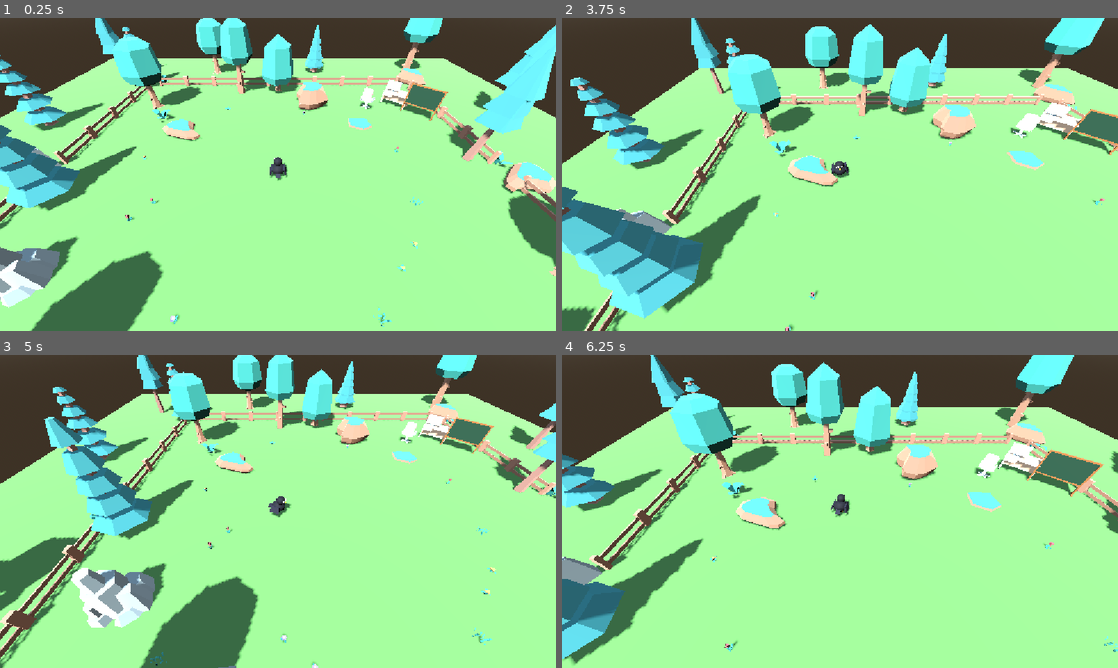
Above: before the commit, frames 1-4 (two rows, left to right).
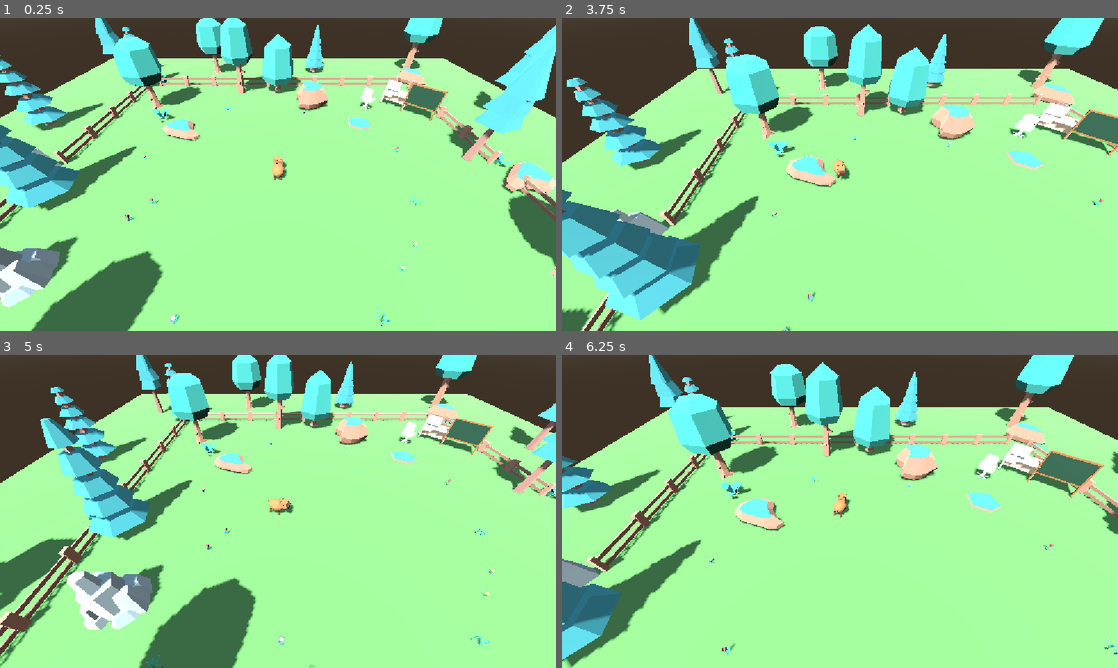
Above: after the commit, the same moments.

Repository: MatheusPatricioo/capivara-ia
Game: Godot game, scene res://scenes/world.tscn
The game is run twice, just before and just after one commit, with the same random seed, the same clock (stepped at 60 frames per second) and the same inputs.
Inputs:
- Up to frame 1 (0.25 s): no input
- Up to frame 2 (3.75 s): hold Tab (toggle_control_mode) 0.53-1.28 s; hold W (move_forward) 0.53-2.03 s; tap Tab (toggle_control_mode) at 1.35, 2.85 s; hold Tab (toggle_control_mode) 2.03-2.78 s; hold A (move_left) 2.03-3.53 s; hold S (move_backward) from 3.53 s (still down); hold Tab (toggle_control_mode) from 3.53 s (still down)
- Up to frame 3 (5 s): release S (move_backward) at 4.28 s; release Tab (toggle_control_mode) at 4.28 s; hold D (move_right) from 4.28 s (still down); tap Tab (toggle_control_mode) at 4.35 s
- Up to frame 4 (6.25 s): release D (move_right) at 5.03 s; hold W (move_forward) 5.03-5.78 s; hold Tab (toggle_control_mode) 5.03-5.78 s; hold D (move_right) from 5.78 s (still down); tap Tab (toggle_control_mode) at 5.85 s

The runs differ from the first frame. In frame 1, 0.2% of the frame differs, in the area x 48-52%, y 44-52%; in frame 2, 6.4%; in frame 3, 7.4%, in the area x 0-100%, y 0-100%; in frame 4, 4.7%.

Commit message:
feat: replace the crow with a low-poly capybara
Rename crow to capybara across scenes, scripts, brain scripts, tests and
docs, keeping the Godot script uids. The new capybara model walks on four
legs with a diagonal gait, and its collision and navmesh agent radius grow
to 0.4 m to fit the longer body.

Diff:
--- a/world/project.godot
+++ b/world/project.godot
@@ -10,7 +10,7 @@
 
 [application]
 
-config/name="world"
+config/name="Capivara IA"
 run/main_scene="res://scenes/world.tscn"
 config/features=PackedStringArray("4.7", "Forward Plus")
 config/icon="res://icon.svg"
--- /dev/null
+++ b/world/scenes/capybara.tscn
@@ -0,0 +1,200 @@
+[gd_scene format=3]
+
+[ext_resource type="Script" uid="uid://dfity88r7mbwf" path="res://scripts/capybara.gd" id="1_capybara"]
+[ext_resource type="Script" uid="uid://2laypg7mjgh0" path="res://scripts/capybara_wander.gd" id="2_capybara_wander"]
+[ext_resource type="Script" uid="uid://2y24cmfmdof" path="res://scripts/capybara_body_animation.gd" id="3_capybara_body_animation"]
+
+[sub_resource type="StandardMaterial3D" id="StandardMaterial3D_fur"]
+albedo_color = Color(0.62, 0.42, 0.25, 1)
+roughness = 0.9
+
+[sub_resource type="StandardMaterial3D" id="StandardMaterial3D_dark_fur"]
+albedo_color = Color(0.4, 0.26, 0.16, 1)
+roughness = 0.9
+
+[sub_resource type="StandardMaterial3D" id="StandardMaterial3D_snout"]
+albedo_color = Color(0.3, 0.2, 0.13, 1)
+roughness = 0.8
+
+[sub_resource type="StandardMaterial3D" id="StandardMaterial3D_eye"]
+albedo_color = Color(0.02, 0.02, 0.02, 1)
+metallic_specular = 1.0
+roughness = 0.1
+
+[sub_resource type="StandardMaterial3D" id="StandardMaterial3D_eye_highlight"]
+albedo_color = Color(1, 1, 1, 1)
+shading_mode = 0
+
+[sub_resource type="StandardMaterial3D" id="StandardMaterial3D_cheek"]
+albedo_color = Color(1, 0.6, 0.6, 1)
+roughness = 0.9
+
+[sub_resource type="SphereMesh" id="SphereMesh_torso"]
+material = SubResource("StandardMaterial3D_fur")
+radius = 0.26
+height = 0.52
+radial_segments = 8
+rings = 4
+
+[sub_resource type="BoxMesh" id="BoxMesh_head"]
+material = SubResource("StandardMaterial3D_fur")
+size = Vector3(0.28, 0.26, 0.3)
+
+[sub_resource type="BoxMesh" id="BoxMesh_snout"]
+material = SubResource("StandardMaterial3D_snout")
+size = Vector3(0.24, 0.17, 0.1)
+
+[sub_resource type="SphereMesh" id="SphereMesh_nostril"]
+material = SubResource("StandardMaterial3D_eye")
+radius = 0.018
+height = 0.036
+radial_segments = 6
+rings = 3
+
+[sub_resource type="SphereMesh" id="SphereMesh_eye"]
+material = SubResource("StandardMaterial3D_eye")
+radius = 0.035
+height = 0.07
+radial_segments = 8
+rings = 4
+
+[sub_resource type="SphereMesh" id="SphereMesh_eye_highlight"]
+material = SubResource("StandardMaterial3D_eye_highlight")
+radius = 0.011
+height = 0.022
+radial_segments = 6
+rings = 3
+
+[sub_resource type="SphereMesh" id="SphereMesh_ear"]
+material = SubResource("StandardMaterial3D_dark_fur")
+radius = 0.05
+height = 0.07
+radial_segments = 8
+rings = 4
+
+[sub_resource type="SphereMesh" id="SphereMesh_cheek"]
+material = SubResource("StandardMaterial3D_cheek")
+radius = 0.035
+height = 0.05
+radial_segments = 8
+rings = 4
+
+[sub_resource type="SphereMesh" id="SphereMesh_tail"]
+material = SubResource("StandardMaterial3D_dark_fur")
+radius = 0.035
+height = 0.07
+radial_segments = 6
+rings = 3
+
+[sub_resource type="CylinderMesh" id="CylinderMesh_leg"]
+material = SubResource("StandardMaterial3D_dark_fur")
+top_radius = 0.05
+bottom_radius = 0.05
+height = 0.16
+radial_segments = 6
+rings = 1
+
+[sub_resource type="CapsuleShape3D" id="CapsuleShape3D_capybara"]
+radius = 0.4
+height = 0.8
+
+[node name="Capybara" type="CharacterBody3D"]
+script = ExtResource("1_capybara")
+
+[node name="CapybaraCollision" type="CollisionShape3D" parent="."]
+position = Vector3(0, 0.4, 0)
+shape = SubResource("CapsuleShape3D_capybara")
+
+[node name="NavigationAgent3D" type="NavigationAgent3D" parent="."]
+path_desired_distance = 0.5
+target_desired_distance = 0.4
+radius = 0.4
+height = 0.8
+
+[node name="Wander" type="Node" parent="."]
+script = ExtResource("2_capybara_wander")
+
+[node name="Body" type="Node3D" parent="."]
+script = ExtResource("3_capybara_body_animation")
+
+[node name="Torso" type="MeshInstance3D" parent="Body"]
+position = Vector3(0, 0.36, 0.08)
+scale = Vector3(1, 0.9, 1.35)
+mesh = SubResource("SphereMesh_torso")
+
+[node name="FrontLegLeft" type="MeshInstance3D" parent="Body"]
+position = Vector3(-0.13, 0.08, -0.12)
+mesh = SubResource("CylinderMesh_leg")
+
+[node name="FrontLegRight" type="MeshInstance3D" parent="Body"]
+position = Vector3(0.13, 0.08, -0.12)
+mesh = SubResource("CylinderMesh_leg")
+
+[node name="BackLegLeft" type="MeshInstance3D" parent="Body"]
+position = Vector3(-0.13, 0.08, 0.28)
+mesh = SubResource("CylinderMesh_leg")
+
+[node name="BackLegRight" type="MeshInstance3D" parent="Body"]
+position = Vector3(0.13, 0.08, 0.28)
+mesh = SubResource("CylinderMesh_leg")
+
+[node name="TailPivot" type="Node3D" parent="Body"]
+position = Vector3(0, 0.4, 0.42)
+
+[node name="Tail" type="MeshInstance3D" parent="Body/TailPivot"]
+position = Vector3(0, 0, 0.02)
+mesh = SubResource("SphereMesh_tail")
+
+[node name="Head" type="Node3D" parent="Body"]
+position = Vector3(0, 0.54, -0.22)
+
+[node name="HeadMesh" type="MeshInstance3D" parent="Body/Head"]
+mesh = SubResource("BoxMesh_head")
+
+[node name="Snout" type="MeshInstance3D" parent="Body/Head"]
+position = Vector3(0, -0.04, -0.19)
+mesh = SubResource("BoxMesh_snout")
+
+[node name="NostrilLeft" type="MeshInstance3D" parent="Body/Head/Snout"]
+position = Vector3(-0.05, 0.03, -0.05)
+mesh = SubResource("SphereMesh_nostril")
+
+[node name="NostrilRight" type="MeshInstance3D" parent="Body/Head/Snout"]
+position = Vector3(0.05, 0.03, -0.05)
+mesh = SubResource("SphereMesh_nostril")
+
+[node name="EyeLeft" type="MeshInstance3D" parent="Body/Head"]
+position = Vector3(-0.135, 0.05, -0.06)
+mesh = SubResource("SphereMesh_eye")
+
+[node name="EyeHighlightLeft" type="MeshInstance3D" parent="Body/Head/EyeLeft"]
+position = Vector3(-0.02, 0.015, -0.02)
+mesh = SubResource("SphereMesh_eye_highlight")
+
+[node name="EyeRight" type="MeshInstance3D" parent="Body/Head"]
+position = Vector3(0.135, 0.05, -0.06)
+mesh = SubResource("SphereMesh_eye")
+
+[node name="EyeHighlightRight" type="MeshInstance3D" parent="Body/Head/EyeRight"]
+position = Vector3(0.02, 0.015, -0.02)
+mesh = SubResource("SphereMesh_eye_highlight")
+
+[node name="EarLeft" type="MeshInstance3D" parent="Body/Head"]
+position = Vector3(-0.1, 0.14, 0.09)
+scale = Vector3(1, 1, 0.6)
+mesh = SubResource("SphereMesh_ear")
+
+[node name="EarRight" type="MeshInstance3D" parent="Body/Head"]
+position = Vector3(0.1, 0.14, 0.09)
+scale = Vector3(1, 1, 0.6)
+mesh = SubResource("SphereMesh_ear")
+
+[node name="CheekLeft" type="MeshInstance3D" parent="Body/Head"]
+position = Vector3(-0.13, -0.05, -0.13)
+scale = Vector3(0.5, 1, 1)
+mesh = SubResource("SphereMesh_cheek")
+
+[node name="CheekRight" type="MeshInstance3D" parent="Body/Head"]
+position = Vector3(0.13, -0.05, -0.13)
+scale = Vector3(0.5, 1, 1)
+mesh = SubResource("SphereMesh_cheek")
--- a/world/scenes/crow.tscn
+++ /dev/null
@@ -1,156 +0,0 @@
-[gd_scene format=3]
-
-[ext_resource type="Script" uid="uid://dfity88r7mbwf" path="res://scripts/crow.gd" id="1_crow"]
-[ext_resource type="Script" path="res://scripts/crow_wander.gd" id="2_crow_wander"]
-[ext_resource type="Script" path="res://scripts/crow_body_animation.gd" id="3_crow_body_animation"]
-
-[sub_resource type="StandardMaterial3D" id="StandardMaterial3D_feathers"]
-albedo_color = Color(0.08, 0.08, 0.11, 1)
-roughness = 0.8
-
-[sub_resource type="StandardMaterial3D" id="StandardMaterial3D_wing_feathers"]
-albedo_color = Color(0.13, 0.13, 0.18, 1)
-roughness = 0.8
-
-[sub_resource type="StandardMaterial3D" id="StandardMaterial3D_beak"]
-albedo_color = Color(1, 0.62, 0.15, 1)
-
-[sub_resource type="StandardMaterial3D" id="StandardMaterial3D_eye_white"]
-albedo_color = Color(1, 1, 1, 1)
-
-[sub_resource type="StandardMaterial3D" id="StandardMaterial3D_pupil"]
-albedo_color = Color(0.02, 0.02, 0.02, 1)
-metallic_specular = 1.0
-roughness = 0.1
-
-[sub_resource type="SphereMesh" id="SphereMesh_torso"]
-material = SubResource("StandardMaterial3D_feathers")
-radius = 0.28
-height = 0.48
-radial_segments = 8
-rings = 4
-
-[sub_resource type="SphereMesh" id="SphereMesh_head"]
-material = SubResource("StandardMaterial3D_feathers")
-radius = 0.18
-height = 0.36
-radial_segments = 8
-rings = 4
-
-[sub_resource type="CylinderMesh" id="CylinderMesh_beak"]
-material = SubResource("StandardMaterial3D_beak")
-top_radius = 0.0
-bottom_radius = 0.06
-height = 0.16
-radial_segments = 4
-rings = 1
-
-[sub_resource type="SphereMesh" id="SphereMesh_eye_white"]
-material = SubResource("StandardMaterial3D_eye_white")
-radius = 0.05
-height = 0.1
-radial_segments = 8
-rings = 4
-
-[sub_resource type="SphereMesh" id="SphereMesh_pupil"]
-material = SubResource("StandardMaterial3D_pupil")
-radius = 0.025
-height = 0.05
-radial_segments = 8
-rings = 4
-
-[sub_resource type="BoxMesh" id="BoxMesh_wing"]
-material = SubResource("StandardMaterial3D_wing_feathers")
-size = Vector3(0.06, 0.28, 0.36)
-
-[sub_resource type="BoxMesh" id="BoxMesh_tail"]
-material = SubResource("StandardMaterial3D_wing_feathers")
-size = Vector3(0.18, 0.04, 0.22)
-
-[sub_resource type="CylinderMesh" id="CylinderMesh_leg"]
-material = SubResource("StandardMaterial3D_beak")
-top_radius = 0.025
-bottom_radius = 0.025
-height = 0.1
-radial_segments = 6
-rings = 1
-
-[sub_resource type="CapsuleShape3D" id="CapsuleShape3D_crow"]
-radius = 0.3
-height = 0.8
-
-[node name="Crow" type="CharacterBody3D"]
-script = ExtResource("1_crow")
-
-[node name="CrowCollision" type="CollisionShape3D" parent="."]
-position = Vector3(0, 0.4, 0)
-shape = SubResource("CapsuleShape3D_crow")
-
-[node name="NavigationAgent3D" type="NavigationAgent3D" parent="."]
-path_desired_distance = 0.5
-target_desired_distance = 0.4
-radius = 0.3
-height = 0.8
-
-[node name="Wander" type="Node" parent="."]
-script = ExtResource("2_crow_wander")
-
-[node name="Body" type="Node3D" parent="."]
-script = ExtResource("3_crow_body_animation")
-
-[node name="Torso" type="MeshInstance3D" parent="Body"]
-position = Vector3(0, 0.32, 0)
-mesh = SubResource("SphereMesh_torso")
-
-[node name="WingLeft" type="MeshInstance3D" parent="Body"]
-position = Vector3(-0.27, 0.32, 0.03)
-rotation_degrees = Vector3(0, 0, -15)
-mesh = SubResource("BoxMesh_wing")
-
-[node name="WingRight" type="MeshInstance3D" parent="Body"]
-position = Vector3(0.27, 0.32, 0.03)
-rotation_degrees = Vector3(0, 0, 15)
-mesh = SubResource("BoxMesh_wing")
-
-[node name="TailPivot" type="Node3D" parent="Body"]
-position = Vector3(0, 0.287, 0.2)
-
-[node name="Tail" type="MeshInstance3D" parent="Body/TailPivot"]
-position = Vector3(0, -0.047, 0.1)
-rotation_degrees = Vector3(25, 0, 0)
-mesh = SubResource("BoxMesh_tail")
-
-[node name="LegLeft" type="MeshInstance3D" parent="Body"]
-position = Vector3(-0.08, 0.05, 0)
-mesh = SubResource("CylinderMesh_leg")
-
-[node name="LegRight" type="MeshInstance3D" parent="Body"]
-position = Vector3(0.08, 0.05, 0)
-mesh = SubResource("CylinderMesh_leg")
-
-[node name="Head" type="Node3D" parent="Body"]
-position = Vector3(0, 0.64, -0.08)
-
-[node name="HeadMesh" type="MeshInstance3D" parent="Body/Head"]
-mesh = SubResource("SphereMesh_head")
-
-[node name="Beak" type="MeshInstance3D" parent="Body/Head"]
-position = Vector3(0, -0.03, -0.2)
-rotation_degrees = Vector3(-90, 0, 0)
-mesh = SubResource("CylinderMesh_beak")
-
-[node name="EyeLeft" type="MeshInstance3D" parent="Body/Head"]
-position = Vector3(-0.08, 0.04, -0.14)
-mesh = SubResource("SphereMesh_eye_white")
-
-[node name="PupilLeft" type="MeshInstance3D" parent="Body/Head/EyeLeft"]
-position = Vector3(0, 0, -0.04)
-mesh = SubResource("SphereMesh_pupil")
-
-[node name="EyeRight" type="MeshInstance3D" parent="Body/Head"]
-position = Vector3(0.08, 0.04, -0.14)
-mesh = SubResource("SphereMesh_eye_white")
-
-[node name="PupilRight" type="MeshInstance3D" parent="Body/Head/EyeRight"]
-position = Vector3(0, 0, -0.04)
-mesh = SubResource("SphereMesh_pupil")
--- a/world/scenes/world.tscn
+++ b/world/scenes/world.tscn
@@ -1,6 +1,6 @@
 [gd_scene format=3 uid="uid://bo455egcy3hnf"]
 
-[ext_resource type="PackedScene" path="res://scenes/crow.tscn" id="1_crow"]
+[ext_resource type="PackedScene" path="res://scenes/capybara.tscn" id="1_capybara"]
 [ext_resource type="PackedScene" path="res://scenes/props/tree.tscn" id="2_tree"]
 [ext_resource type="PackedScene" path="res://scenes/props/rock.tscn" id="3_rock"]
 [ext_resource type="PackedScene" path="res://scenes/props/desk.tscn" id="4_desk"]
@@ -48,7 +48,7 @@
 geometry_parsed_geometry_type = 1
 geometry_source_geometry_mode = 1
 geometry_source_group_name = &"navigation_source"
-agent_radius = 0.3
+agent_radius = 0.4
 agent_height = 0.8
 filter_baking_aabb = AABB(-9, -1, -9, 18, 4, 18)
 
@@ -71,10 +71,10 @@
 transform = Transform3D(1, 0, 0, 0, 1, 0, 0, 0, 1, 0, -0.1, 0)
 shape = SubResource("BoxShape3D_floor")
 
-[node name="Crow" parent="." unique_id=951207900 instance=ExtResource("1_crow")]
+[node name="Capybara" parent="." unique_id=951207900 instance=ExtResource("1_capybara")]
 transform = Transform3D(1, 0, 0, 0, 1, 0, 0, 0, 1, 0, 0.05, 0)
 
-[node name="Camera3D" type="Camera3D" parent="Crow" unique_id=1340388870]
+[node name="Camera3D" type="Camera3D" parent="Capybara" unique_id=1340388870]
 transform = Transform3D(1, 0, 0, 0, 0.70710677, 0.70710677, 0, -0.70710677, 0.70710677, 0, 6, 6)
 
 [node name="Nature" type="Node3D" parent="." unique_id=1789617569 groups=["navigation_source"]]
--- a/world/scripts/crow.gd
+++ b/world/scripts/capybara.gd
@@ -1,7 +1,7 @@
-class_name Crow
+class_name Capybara
 extends CharacterBody3D
 
-## Emitted when the crow arrives at the point given to walk_to().
+## Emitted when the capybara arrives at the point given to walk_to().
 signal destination_reached
 
 enum ControlMode { AUTONOMOUS, MANUAL }
@@ -10,11 +10,11 @@
 @export var manual_speed: float = 5.0
 ## Base walking speed when following a navigation path, in meters per second.
 @export var navigation_speed: float = 3.2
-## How quickly the crow speeds up, in m/s². Lower feels softer, like a cat starting to walk.
+## How quickly the capybara speeds up, in m/s². Lower feels softer, like a cat starting to walk.
 @export var acceleration: float = 7.0
-## How quickly the crow slows down, in m/s².
+## How quickly the capybara slows down, in m/s².
 @export var deceleration: float = 9.0
-## Distance from the destination where the crow starts slowing down, in meters.
+## Distance from the destination where the capybara starts slowing down, in meters.
 @export var arrival_slowdown_distance: float = 1.2
 ## Slowest fraction of the speed kept while arriving, so it never crawls.
 @export var arrival_min_speed_ratio: float = 0.3
@@ -38,7 +38,7 @@
 		_toggle_control_mode()
 
 
-## Sends the crow to a point in the world. It finds a path around obstacles and emits
+## Sends the capybara to a point in the world. It finds a path around obstacles and emits
 ## destination_reached on arrival. Unreachable points lead to the closest reachable one.
 ## speed_scale multiplies navigation_speed: 1.0 is a calm walk, higher is a trot.
 func walk_to(destination: Vector3, speed_scale: float = 1.0) -> void:
@@ -99,10 +99,10 @@
 	else:
 		control_mode = ControlMode.AUTONOMOUS
 		_recalculate_path()
-	print("Crow control mode: %s" % ControlMode.keys()[control_mode])
+	print("Capybara control mode: %s" % ControlMode.keys()[control_mode])
 
 
-## While in manual mode the crow may have been moved far from the old path.
+## While in manual mode the capybara may have been moved far from the old path.
 ## Assigning the target again forces the agent to plan a fresh path.
 func _recalculate_path() -> void:
 	if _is_walking_to_destination:
--- a/world/scripts/crow_body_animation.gd
+++ b/world/scripts/capybara_body_animation.gd
@@ -1,18 +1,19 @@
-class_name CrowBodyAnimation
+class_name CapybaraBodyAnimation
 extends Node3D
 
-## Procedural cat-like gait for the crow body, driven by the crow's walking speed.
-## Walking: each step bobs the body, weight shifts side to side, legs alternate and the
-## tail swings. Standing: slow breathing, a lazy tail swish and the head looks around.
+## Procedural four-legged gait for the capybara body, driven by its walking speed.
+## Walking: legs move in diagonal pairs, each step bobs the body, weight shifts side to
+## side and the little tail wiggles. Standing: slow breathing, a lazy tail wiggle and the
+## head looks around.
 
 @export_group("Walk")
-## Distance covered by one full step cycle (left and right foot), in meters.
+## Distance covered by one full step cycle (both diagonal pairs), in meters.
 @export var stride_length: float = 0.45
 ## Speed at which the walk animation reaches full strength, in m/s.
 @export var full_gait_speed: float = 3.0
 ## How high the body rises on each step, in meters.
 @export var step_bob_height: float = 0.035
-## Side-to-side roll as the weight moves from one foot to the other.
+## Side-to-side roll as the weight moves from one diagonal pair to the other.
 @export var weight_shift_degrees: float = 4.0
 ## Forward tilt at full speed.
 @export var forward_lean_degrees: float = 6.0
@@ -28,9 +29,9 @@
 @export var breathing_speed: float = 2.2
 ## How much the torso grows on each breath, as a fraction of its size.
 @export var breathing_amount: float = 0.02
-## Speed of the lazy tail swish while standing.
+## Speed of the lazy tail wiggle while standing.
 @export var idle_tail_swish_speed: float = 1.3
-## Tail swish while standing.
+## Tail wiggle while standing.
 @export var idle_tail_swish_degrees: float = 12.0
 ## Largest head turn while looking around.
 @export var head_look_max_degrees: float = 45.0
@@ -47,28 +48,29 @@
 var _seconds_until_next_look: float = 0.0
 var _body_base_position: Vector3
 var _head_base_position: Vector3
-var _left_leg_base_position: Vector3
-var _right_leg_base_position: Vector3
 var _torso_base_scale: Vector3
+var _leg_base_positions: Dictionary[Node3D, Vector3] = {}
 
-@onready var _crow: CharacterBody3D = get_parent() as CharacterBody3D
+@onready var _capybara: CharacterBody3D = get_parent() as CharacterBody3D
 @onready var _torso: Node3D = $Torso
 @onready var _head: Node3D = $Head
-@onready var _left_leg: Node3D = $LegLeft
-@onready var _right_leg: Node3D = $LegRight
+@onready var _front_left_leg: Node3D = $FrontLegLeft
+@onready var _front_right_leg: Node3D = $FrontLegRight
+@onready var _back_left_leg: Node3D = $BackLegLeft
+@onready var _back_right_leg: Node3D = $BackLegRight
 @onready var _tail_pivot: Node3D = $TailPivot
 
 
 func _ready() -> void:
 	_body_base_position = position
 	_head_base_position = _head.position
-	_left_leg_base_position = _left_leg.position
-	_right_leg_base_position = _right_leg.position
 	_torso_base_scale = _torso.scale
+	for leg: Node3D in [_front_left_leg, _front_right_leg, _back_left_leg, _back_right_leg]:
+		_leg_base_positions[leg] = leg.position
 
 
 func _process(delta: float) -> void:
-	var speed: float = Vector2(_crow.velocity.x, _crow.velocity.z).length()
+	var speed: float = Vector2(_capybara.velocity.x, _capybara.velocity.z).length()
 	var gait_strength: float = clampf(speed / full_gait_speed, 0.0, 1.0)
 	_step_phase = fmod(_step_phase + speed / stride_length * TAU * delta, TAU)
 	_idle_time += delta
@@ -79,25 +81,33 @@
 	_animate_head(gait_strength, delta)
 
 
-## abs(sin) gives two bumps per cycle: one for each foot touching the ground.
+## abs(sin) gives two bumps per cycle: one for each diagonal pair touching the ground.
 func _animate_body(gait_strength: float) -> void:
 	position.y = _body_base_position.y + _step_bounce() * step_bob_height * gait_strength
 	rotation.z = deg_to_rad(weight_shift_degrees) * sin(_step_phase) * gait_strength
 	rotation.x = -deg_to_rad(forward_lean_degrees) * gait_strength
 
 
-## The legs run half a cycle apart. A leg lifts only while it moves forward (cos > 0).
+## Diagonal gait, like a trotting dog: front-left moves with back-right, and front-right
+## with back-left. The two pairs run half a cycle apart, so the body always rests on two
+## opposite corners and stays balanced.
 func _animate_legs(gait_strength: float) -> void:
-	_place_leg(_left_leg, _left_leg_base_position, _step_phase, gait_strength)
-	_place_leg(_right_leg, _right_leg_base_position, _step_phase + PI, gait_strength)
+	var first_pair_phase: float = _step_phase
+	var second_pair_phase: float = _step_phase + PI
+	_place_leg(_front_left_leg, first_pair_phase, gait_strength)
+	_place_leg(_back_right_leg, first_pair_phase, gait_strength)
+	_place_leg(_front_right_leg, second_pair_phase, gait_strength)
+	_place_leg(_back_left_leg, second_pair_phase, gait_strength)
 
 
-func _place_leg(leg: Node3D, base_position: Vector3, leg_phase: float, gait_strength: float) -> void:
+## A leg lifts only while it moves forward (cos > 0).
+func _place_leg(leg: Node3D, leg_phase: float, gait_strength: float) -> void:
+	var base_position: Vector3 = _leg_base_positions[leg]
 	leg.position.z = base_position.z - sin(leg_phase) * leg_swing_distance * gait_strength
 	leg.position.y = base_position.y + maxf(cos(leg_phase), 0.0) * leg_lift_height * gait_strength
 
 
-## Walking swing and idle swish blend by gait strength, so the tail never stops abruptly.
+## Walking swing and idle wiggle blend by gait strength, so the tail never stops abruptly.
 func _animate_tail(gait_strength: float) -> void:
 	var walk_swing: float = deg_to_rad(walk_tail_swing_degrees) * sin(_step_phase) * gait_strength
 	var idle_swish: float = deg_to_rad(idle_tail_swish_degrees) * sin(_idle_time * idle_tail_swish_speed)
@@ -109,7 +119,7 @@
 	_torso.scale = _torso_base_scale * Vector3(1.0, 1.0 + breath, 1.0)
 
 
-## Like a cat, the head stays steadier than the body: it cancels part of the step bounce.
+## The head stays steadier than the body: it cancels part of the step bounce.
 ## Standing still, it looks around now and then; walking, it faces forward.
 func _animate_head(gait_strength: float, delta: float) -> void:
 	_head.position.y = _head_base_position.y - _step_bounce() * step_bob_height * gait_strength * 0.5
--- a/world/scripts/crow_wander.gd
+++ b/world/scripts/capybara_wander.gd
@@ -1,7 +1,7 @@
-class_name CrowWander
+class_name CapybaraWander
 extends Node
 
-## Stroll mode for the parent crow: picks a random free point, walks there,
+## Stroll mode for the parent capybara: picks a random free point, walks there,
 ## rests for a few seconds and picks another one.
 
 const ALL_NAVIGATION_LAYERS: int = 1
@@ -21,14 +21,14 @@
 
 var _rest_timer: Timer = Timer.new()
 
-@onready var _crow: Crow = get_parent() as Crow
+@onready var _capybara: Capybara = get_parent() as Capybara
 
 
 func _ready() -> void:
 	_rest_timer.one_shot = true
 	_rest_timer.timeout.connect(_walk_to_random_point)
 	add_child(_rest_timer)
-	_crow.destination_reached.connect(_start_rest)
+	_capybara.destination_reached.connect(_start_rest)
 	_start_rest()
 
 
@@ -37,7 +37,7 @@
 
 
 func _walk_to_random_point() -> void:
-	var navigation_map: RID = _crow.get_world_3d().navigation_map
+	var navigation_map: RID = _capybara.get_world_3d().navigation_map
 	# The navigation mesh is baked on a thread at startup; until then the map is empty.
 	if NavigationServer3D.map_get_iteration_id(navigation_map) == 0:
 		_start_rest()
@@ -47,7 +47,7 @@
 			navigation_map, ALL_NAVIGATION_LAYERS, true
 		)
 		if _is_reachable(navigation_map, destination):
-			_crow.walk_to(destination, _pick_pace())
+			_capybara.walk_to(destination, _pick_pace())
 			return
 	_start_rest()
 
@@ -56,11 +56,11 @@
 	return trot_speed_scale if randf() < trot_chance else 1.0
 
 
-## Random points may land on an island the crow cannot reach (like the top of a rock),
+## Random points may land on an island the capybara cannot reach (like the top of a rock),
 ## so a path is planned first and must end close to the picked point.
 func _is_reachable(navigation_map: RID, destination: Vector3) -> bool:
 	var path: PackedVector3Array = NavigationServer3D.map_get_path(
-		navigation_map, _crow.global_position, destination, true
+		navigation_map, _capybara.global_position, destination, true
 	)
 	if path.is_empty():
 		return false
Renamed: world/scripts/crow.gd.uid -> world/scripts/capybara.gd.uid
Renamed: world/scripts/crow_body_animation.gd.uid -> world/scripts/capybara_body_animation.gd.uid
Renamed: world/scripts/crow_wander.gd.uid -> world/scripts/capybara_wander.gd.uid
Not shown, changed: brain/.env.example
